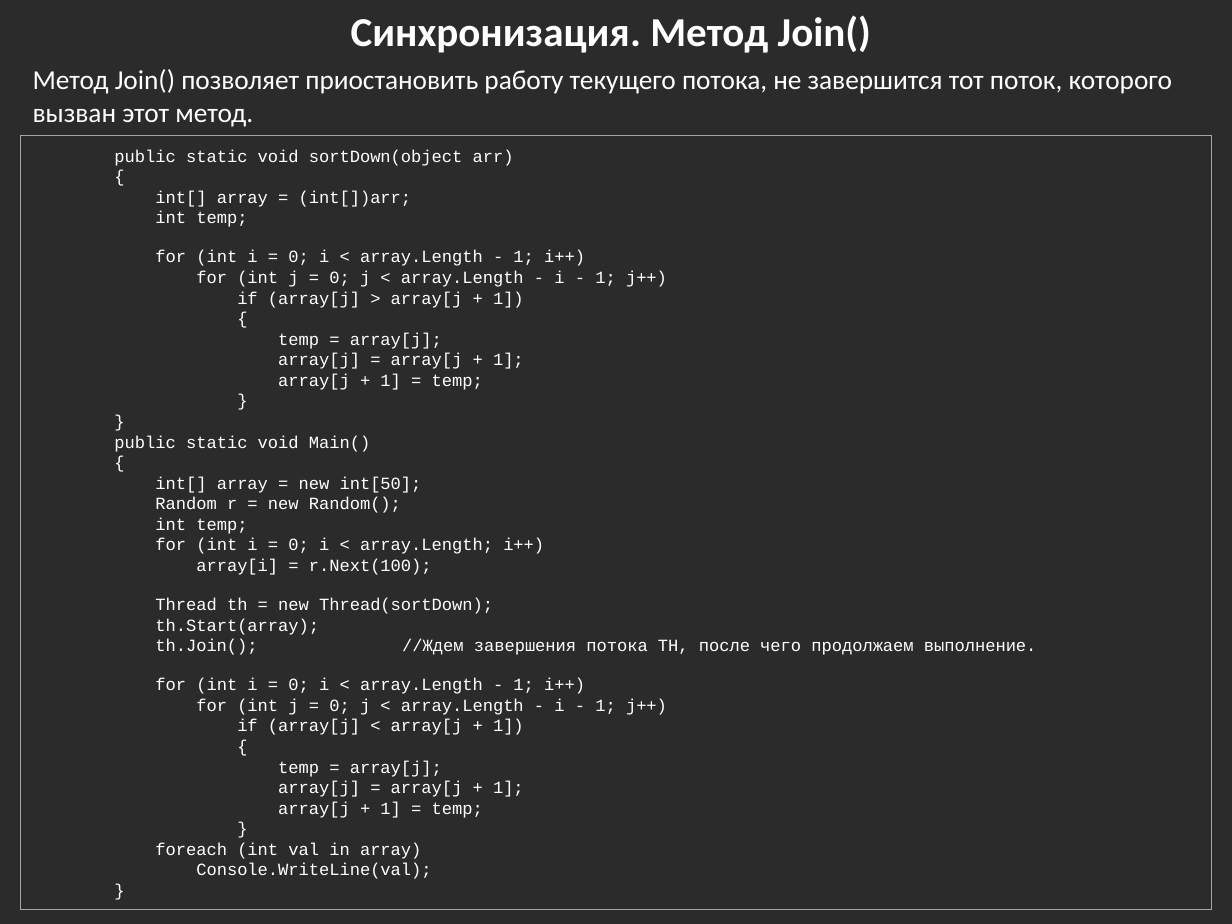
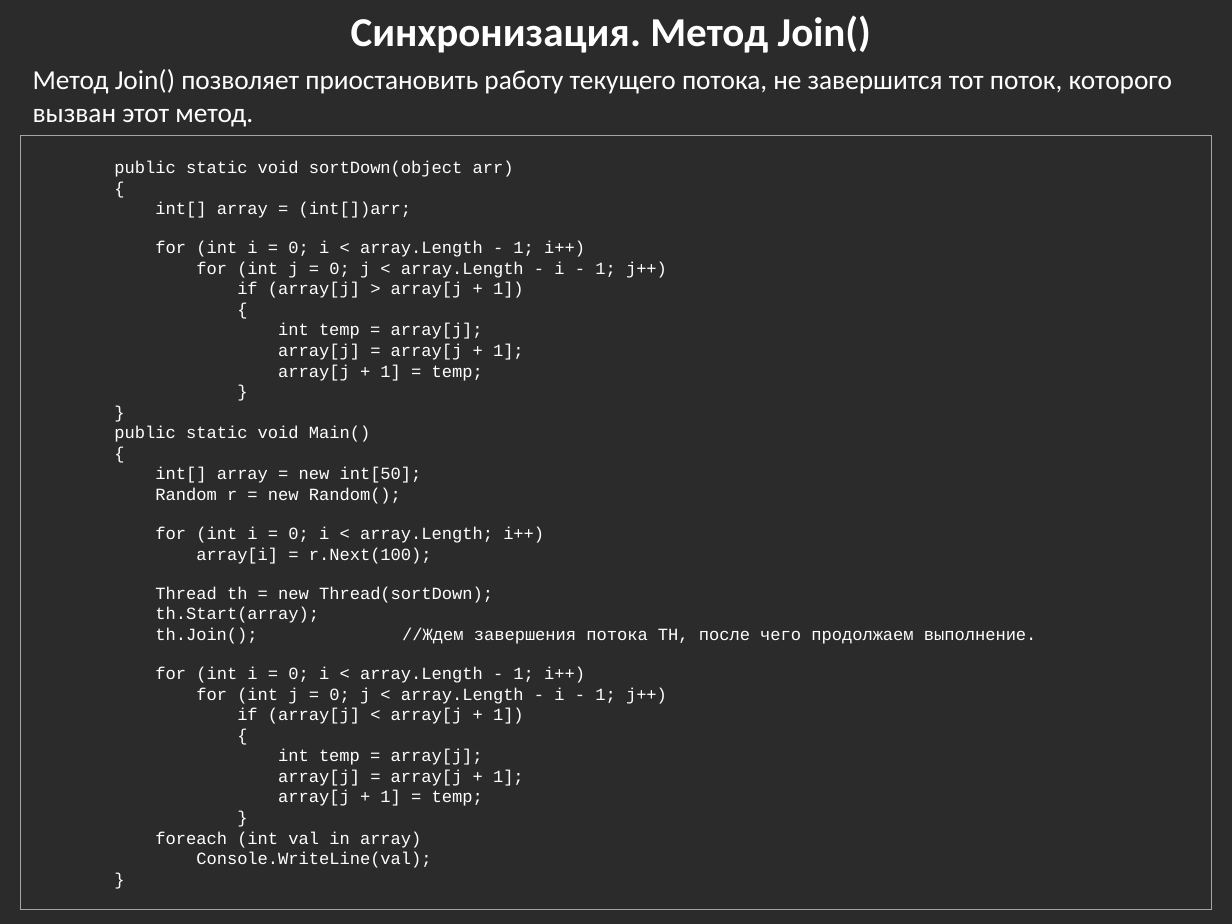
Before and after one commit to bazile/Training, a slide deck: slide 17 of Presentation/lesson-08-multithreading.pptx. Drawn at 1232x924 pixels with LibreOffice and Linux fonts; fonts in the diff are those of the drawing; background and template pictures are left out; a plain dark background stands for a picture behind light text. Boxes give left, top, right and bottom in pixels: in the first picture for what was removed or moved away, otherwise in the second. Text is boxed around its words. In the diff, an @@ line names an element or a change of style, - is before the commit and + after.

```diff
--- a/Presentation/lesson-08-multithreading.pptx
+++ b/Presentation/lesson-08-multithreading.pptx
@@ text in rectangle at (155,211,247,227): paragraph removed @@
-int temp;
@@ text in rectangle at (278,323,483,339): text changed @@
-temp = array[j];
+int temp = array[j];
@@ text in rectangle at (155,517,247,534): paragraph removed @@
-int temp;
@@ text in rectangle at (278,749,483,765): text changed @@
-temp = array[j];
+int temp = array[j];
```
Also in this commit, not shown: 4 other slides changed.
